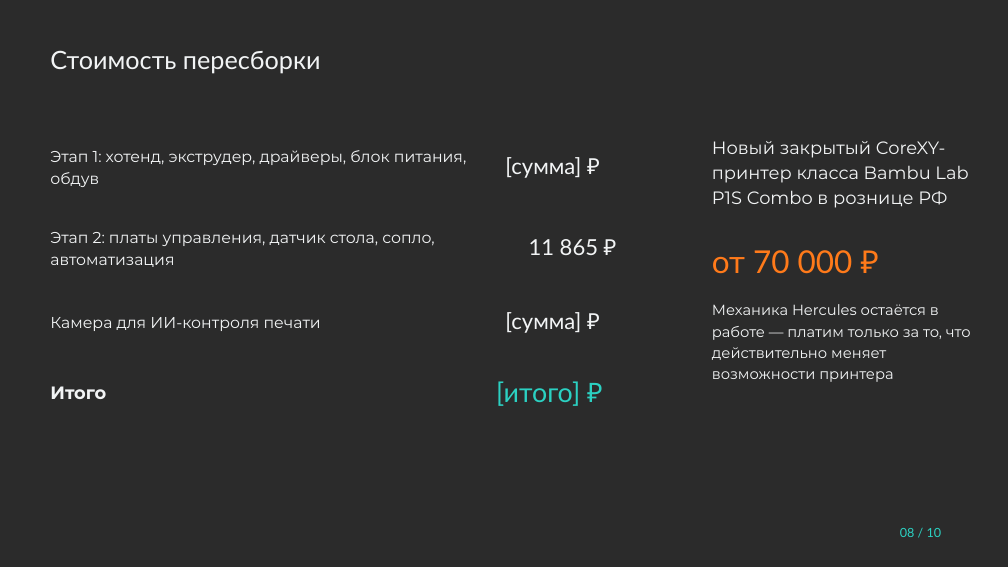
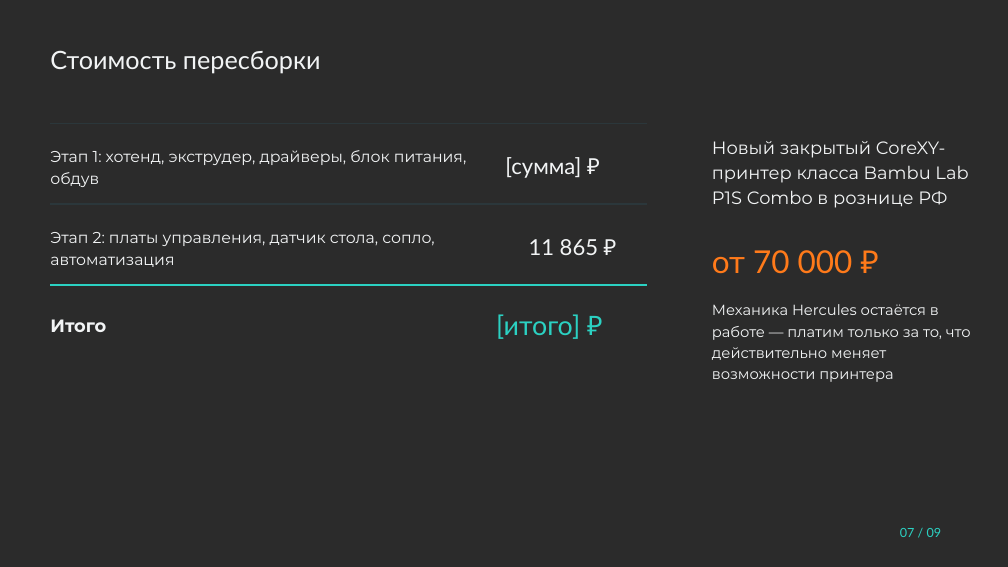
Before and after one commit to pmixay/3d-project, a slide deck: slide 7 of submission/Hercules_prezentaciya.pptx (slide 8 before the commit). Drawn at 1008x567 pixels with LibreOffice and Linux fonts; fonts in the diff are those of the drawing; background and template pictures are left out; a plain dark background stands for a picture behind light text. Boxes give left, top, right and bottom in pixels: in the first picture for what was removed or moved away, otherwise in the second. Text is boxed around its words. In the diff, an @@ line names an element or a change of style, - is before the commit and + after.

```diff
--- a/submission/Hercules_prezentaciya.pptx
+++ b/submission/Hercules_prezentaciya.pptx
@@ line added from (51, 124) to (647, 124), #2B373B 1.5 pt @@
@@ line added from (51, 204) to (647, 204), #2B373B 1.5 pt @@
@@ line added from (51, 285) to (647, 285), #2BD1C2 1.5 pt @@
@@ text "Итого": place and size @@
-text "Итого" at (50, 386, 106, 399)
+text "Итого" at (50, 319, 106, 332)
@@ text removed at (50, 317, 321, 331) @@
-Камера для ИИ-контроля печати
@@ text "[итого] ₽": place and size @@
-text "[итого] ₽" at (496, 381, 580, 406)
+text "[итого] ₽" at (496, 314, 580, 339)
@@ text removed at (505, 312, 581, 333) @@
-[сумма] ₽
@@ text at (900, 528, 942, 537): text changed @@
-08 / 10
+07 / 09
```
Also in this commit, not shown: 7 other slides changed, 1 slide added, 2 slides removed, 8 other files.
